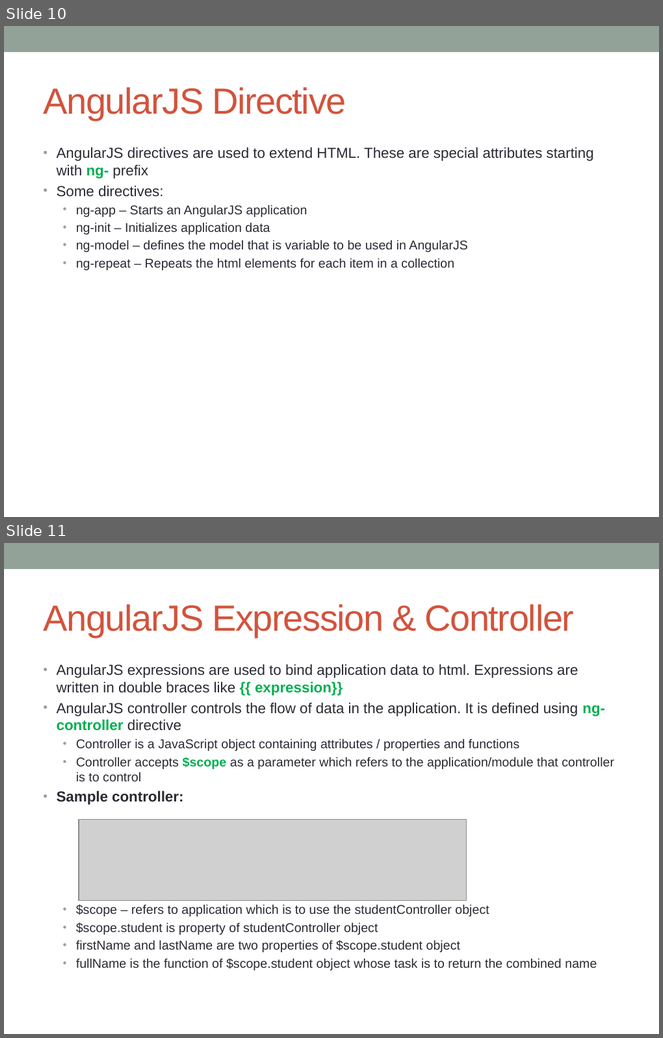
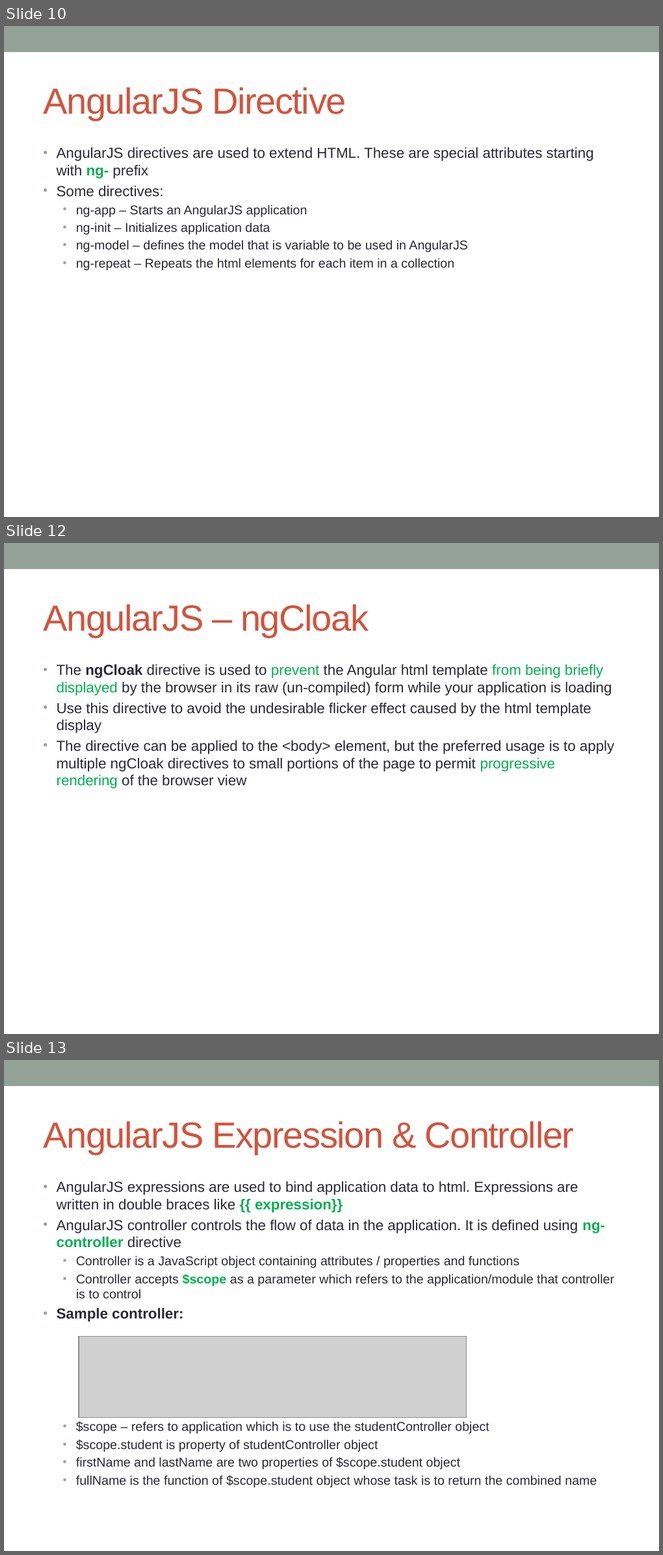
Before and after one commit to notionquest/ProjectDocumentation, a slide deck: AngularJS.pptx. Shown one above the other, each under a label of ours: slides 10 and 11 before the commit, slides 10, 12 and 13 after it; the slides between them are not shown. The pictures are 663x1038 and 663x1555 pixels, drawn with LibreOffice and Linux fonts; fonts in the diff are those of the drawing; grey boxes stand for pictures. Boxes give left, top, right and bottom in pixels: in the first picture for what was removed or moved away, otherwise in the second. Text is boxed around its words. In the diff, an @@ line names an element or a change of style, - is before the commit and + after.

Commit message:
NodeJS and AngJS directives

```diff
--- a/AngularJS.pptx
+++ b/AngularJS.pptx
@@ slide 12 added at (4, 543, 659, 1034), background #FFFFFF; not listed: 1 template element that a slide beside it also shows @@
@@ title added at (43, 604, 369, 637), 40 pt, text #D2533C @@
+AngularJS – ngCloak
@@ text added at (57, 664, 614, 789), 16 pt, text #292934 @@
+• The ngCloak directive is used to prevent the Angular html template from being briefly displayed by the browser in its raw (un-compiled) form while your application is loading
+• Use this directive to avoid the undesirable flicker effect caused by the html template display
+• The directive can be applied to the <body> element, but the preferred usage is to apply multiple ngCloak directives to small portions of the page to permit progressive rendering of the browser view
@@ what was slide 11 is now slide 13 @@
```
Also in this commit, not shown: 1 slide changed, 2 other slides added, 1 other file.
